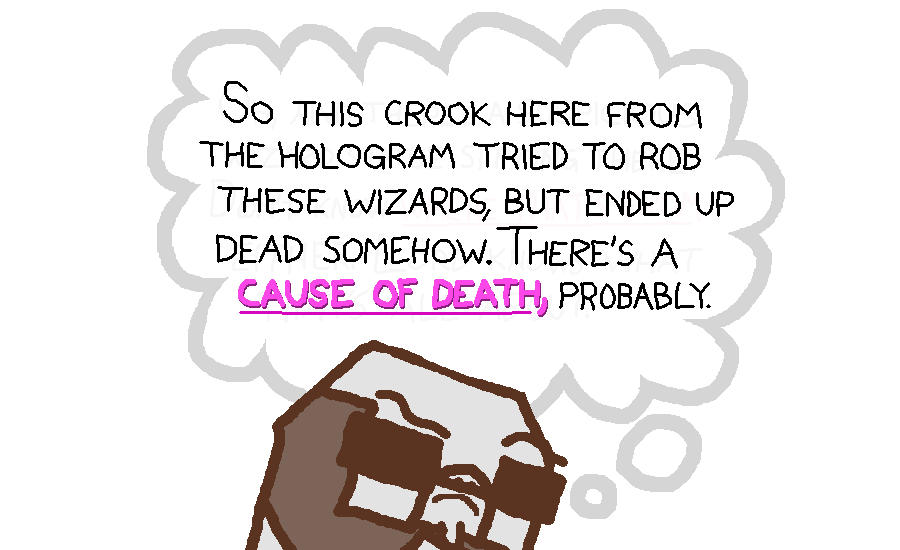
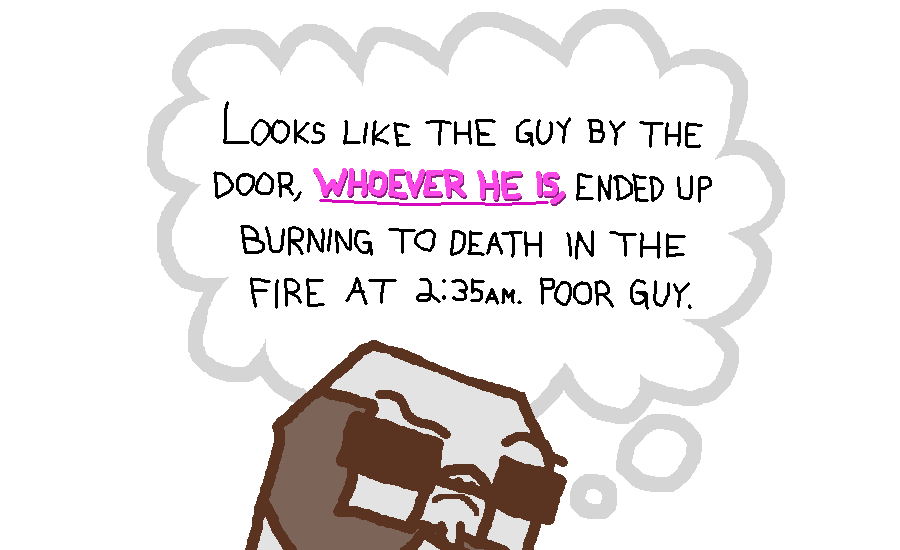
Comparing the layer stacks of the two 900 x 550 images. Changes:
added layer "hyp-A3-h" in group "Aclues" over [313, 168, 566, 206]
added layer "hyp-A3" in group "Aclues" over [213, 101, 712, 310]
hid "hypA2-h" over [238, 278, 548, 317]
hid "hypA2" over [199, 81, 734, 315]
hid group "clueles" (8 layers) over [199, 85, 720, 323]
